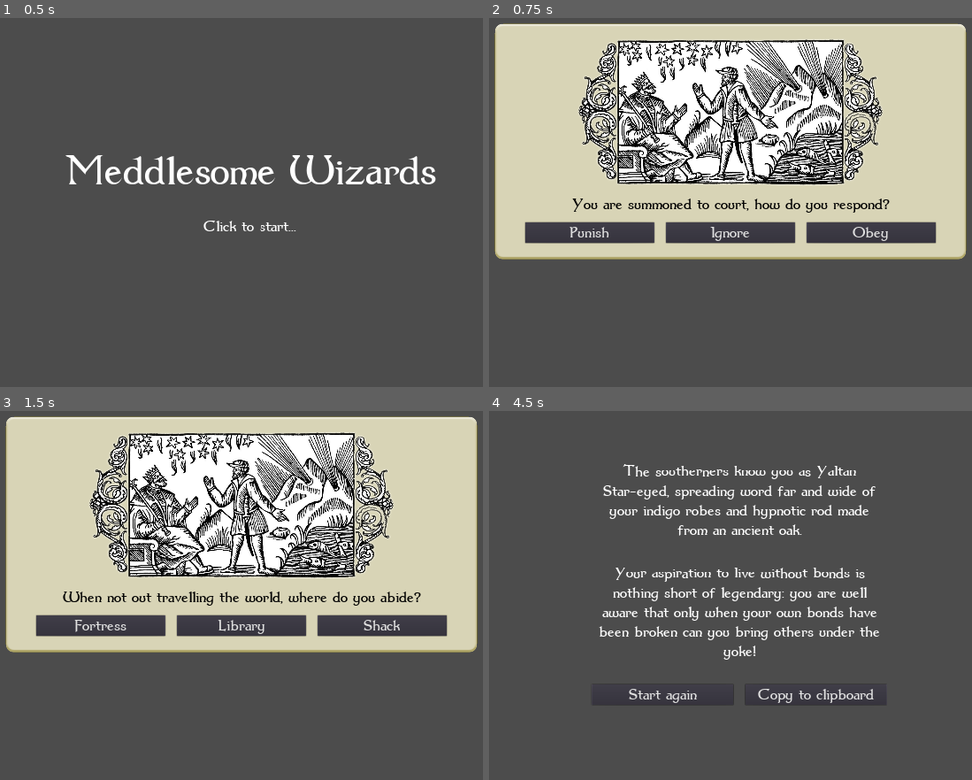
Above: before the commit, frames 1-4 (two rows, left to right).
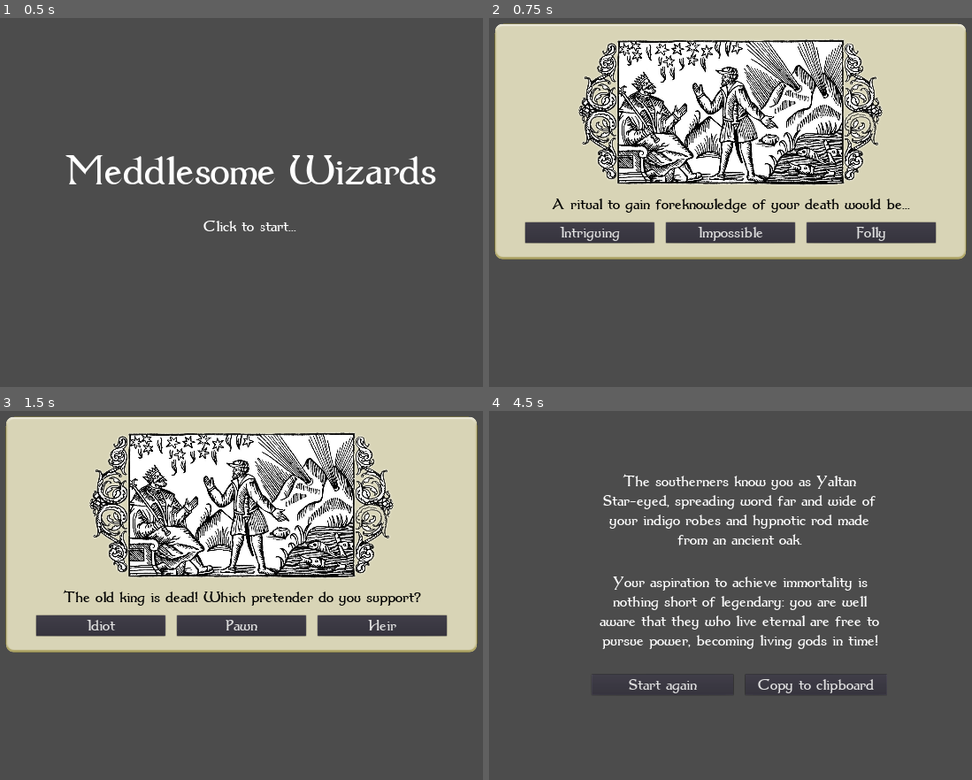
Above: after the commit, the same moments.

Repository: wilbefast/MeddlesomeMages
Game: Godot game, scene res://scenes/Main.tscn
The game is run twice, just before and just after one commit, with the same random seed, the same clock (stepped at 60 frames per second) and the same inputs.
Inputs (mouse positions are in pixels of both pictures, inside the frame that each line leads up to):
- Up to frame 1 (0.5 s): no input
- Up to frame 2 (0.75 s): tap Enter at 0.5 s; drag from (740, 191) to (807, 102) at 0.52 s
- Up to frame 3 (1.5 s): click (101, 625) at 1.25 s, where only the run before the commit has a clickable "Punish"
- Up to frame 4 (4.5 s): click (590, 625) at 2 s, where only the run before the commit has a clickable "Fortress"; click (590, 625) at 2.75 s, where only the run before the commit has a clickable "Heir"; click (590, 625) at 3.5 s, where only the run before the commit has a clickable "Release"; click "Avoid" at 4.25 s

Frame 1 is identical in both runs. In frame 2, 1.5% of the frame differs, in the area x 13-88%, y 48-61%; in frame 3, 1.5%; in frame 4, 9.0%, in the area x 22-81%, y 14-80%.

Commit message:
a few more dilemmas

Diff:
--- a/GodotProject/resources/Database.gd
+++ b/GodotProject/resources/Database.gd
@@ -21,7 +21,95 @@
 
 var _dilemmas = [
 	DilemmaData.new({
-		"image" : 16,
+		"image" : "tarot_13.jpg",
+		"question" : "A plague is sweeping through the countryside!",
+		"options" : [
+			OptionData.new({
+				"title" : "Help",
+				"tooltip" : "Tend to the sick and better understand the body.",
+				"attribute_modifiers" : {
+					"justice" : 2,
+					"knowledge" : 2
+				}
+			}),
+			OptionData.new({
+				"title" : "Leave",
+				"tooltip" : "It's time to visit other, safer, parts of the world.",
+				"attribute_modifiers" : {
+					"immortality" : 3,
+					"freedom" : 1
+				}
+			}),
+			OptionData.new({
+				"title" : "Gloat",
+				"tooltip" : "That'll teach them to ask you for love potions!",
+				"attribute_modifiers" : {
+					"domination" : 3,
+					"freedom" : 1
+				}
+			})
+		]
+	}),
+	DilemmaData.new({
+		"image" : "tarot_09.jpg",
+		"question" : "What spell have you most often cast on others?",
+		"options" : [
+			OptionData.new({
+				"title" : "Fireball",
+				"tooltip" : "Sometimes you get impatient. Often, to be honest...",
+				"attribute_modifiers" : {
+					"freedom" : 4
+				}
+			}),
+			OptionData.new({
+				"title" : "Command",
+				"tooltip" : "It's amazing what people will tell you when forced.",
+				"attribute_modifiers" : {
+					"domination" : 2,
+					"knowledge" : 2
+				}
+			}),
+			OptionData.new({
+				"title" : "Heal",
+				"tooltip" : "Repairing the body is something of a personal obsession.",
+				"attribute_modifiers" : {
+					"justice" : 3,
+					"immortality" : 1
+				}
+			})
+		]
+	}),
+	DilemmaData.new({
+		"image" : "tarot_15.jpg",
+		"question" : "When you stare into the abyss, what stares back?",
+		"options" : [
+			OptionData.new({
+				"title" : "Excess",
+				"tooltip" : "A mass of undulating curves and hungry maws.",
+				"attribute_modifiers" : {
+					"freedom" : 3,
+					"knowledge" : 1
+				}
+			}),
+			OptionData.new({
+				"title" : "Ambition",
+				"tooltip" : "Crowned in sinew, it grins from its throne of skulls.",
+				"attribute_modifiers" : {
+					"domination" : 2,
+					"immortality" : 2
+				}
+			}),
+			OptionData.new({
+				"title" : "Vengeance",
+				"tooltip" : "Blind, it strikes out wildly with hooked blades.",
+				"attribute_modifiers" : {
+					"justice" : 2
+				}
+			})
+		]
+	}),
+	DilemmaData.new({
+		"image" : "tarot_16.jpg",
 		"question" : "When not out travelling the world, where do you abide?",
 		"options" : [
 			OptionData.new({
@@ -51,7 +139,7 @@
 		]
 	}),
 	DilemmaData.new({
-		"image" : 18,
+		"image" : "tarot_18.jpg",
 		"question" : "Mournful spirits haunt the site of a recent battlefield...",
 		"options" : [
 			OptionData.new({
@@ -80,7 +168,7 @@
 		]
 	}),
 	DilemmaData.new({
-		"image" : 20,
+		"image" : "tarot_20.jpg",
 		"question" : "A ritual to gain foreknowledge of your death would be...",
 		"options" : [
 			OptionData.new({
@@ -109,7 +197,7 @@
 		]
 	}),
 	DilemmaData.new({
-		"image" : 12,
+		"image" : "tarot_12.jpg",
 		"question" : "Ahead on the road, bandits have held up a merchant caravan...",
 		"options" : [
 			OptionData.new({
@@ -138,7 +226,7 @@
 		]
 	}),
 	DilemmaData.new({
-		"image" : 4,
+		"image" : "tarot_05.jpg",
 		"question" : "You are summoned to court, how do you respond?",
 		"options" : [
 			OptionData.new({
@@ -168,7 +256,7 @@
 		]
 	}),
 	DilemmaData.new({
-		"image" : 0,
+		"image" : "tarot_08.jpg",
 		"question" : "What sort of familiar keeps you company?",
 		"options" : [
 			OptionData.new({
@@ -197,7 +285,7 @@
 		]
 	}),
 	DilemmaData.new({
-		"image" : 10,
+		"image" : "tarot_10.jpg",
 		"question" : "The old king is dead! Which pretender do you support?",
 		"options" : [
 			OptionData.new({
